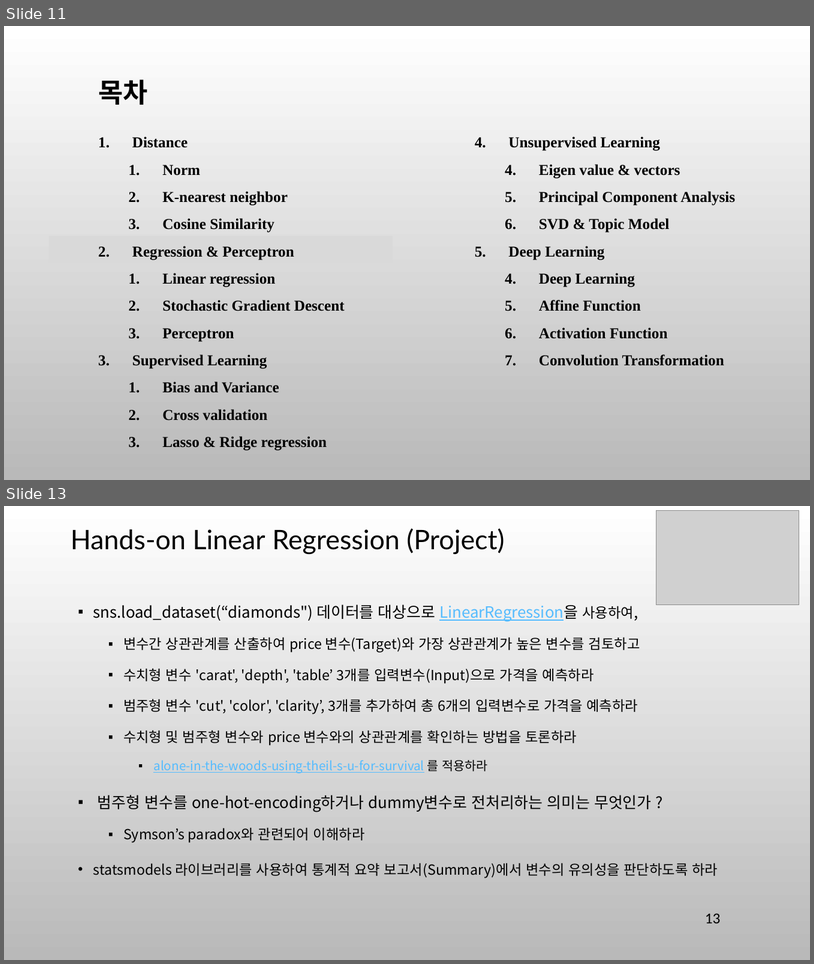
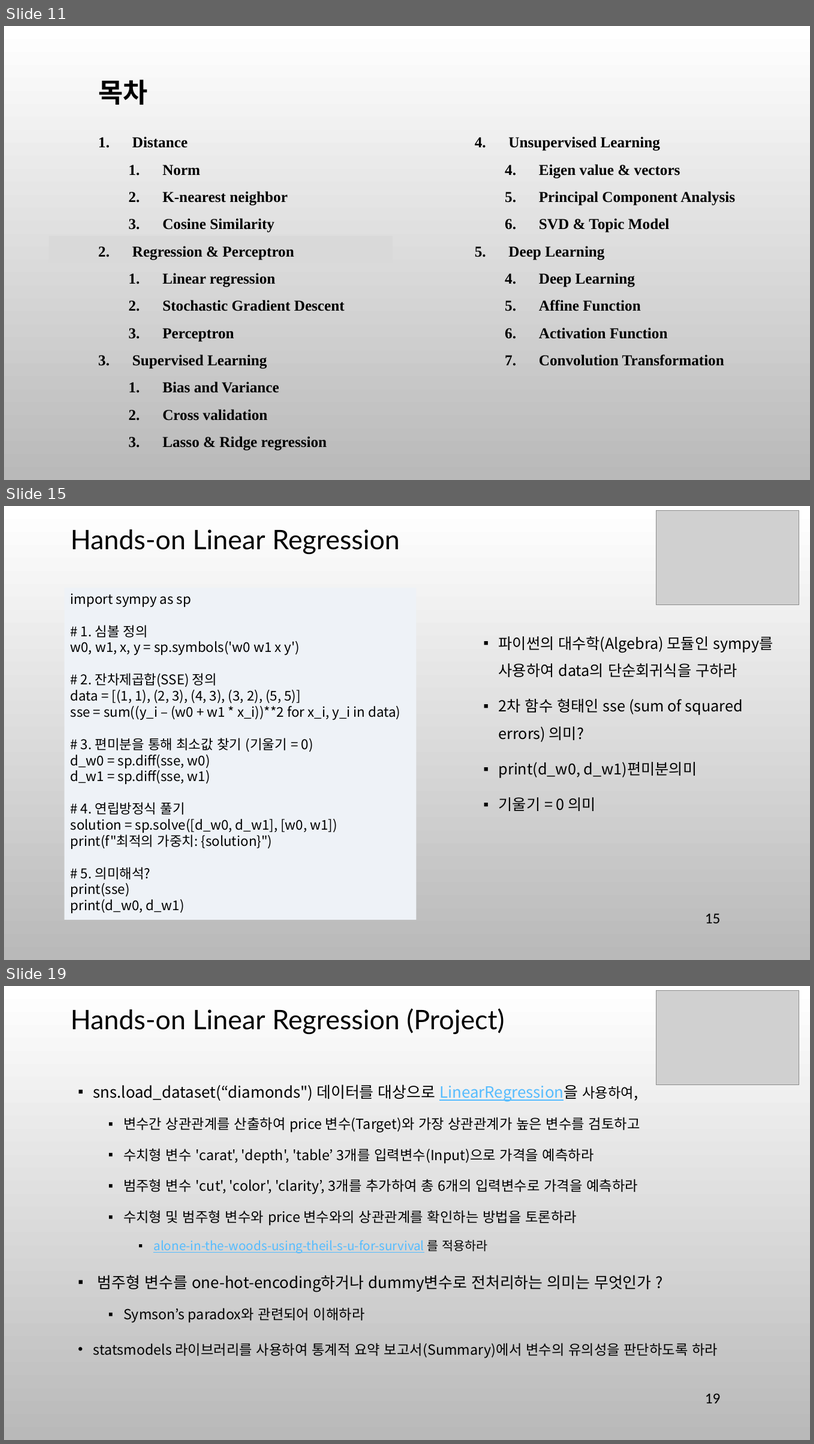
Before and after one commit to ancestor9/mathematics-for-machine-learning, a slide deck: 7_Applications of mathematics.pptx. Shown one above the other, each under a label of ours: slides 11 and 13 before the commit, slides 11, 15 and 19 after it; the slides between them are not shown. The pictures are 814x964 and 814x1444 pixels, drawn with LibreOffice and Linux fonts; fonts in the diff are those of the drawing; grey boxes stand for pictures; background and template pictures are left out. Boxes give left, top, right and bottom in pixels: in the first picture for what was removed or moved away, otherwise in the second. Text is boxed around its words. In the diff, an @@ line names an element or a change of style, - is before the commit and + after.

```diff
--- a/7_Applications of mathematics.pptx
+++ b/7_Applications of mathematics.pptx
@@ slide 15 added at <box>4,506,810,960</box>, background picture (left out) @@
@@ picture added at <box>657,510,799,604</box> @@
@@ text added at <box>71,529,400,555</box>, 32 pt, text #000000 @@
+Hands-on Linear Regression
@@ rectangle added at <box>65,588,417,920</box>, fill #EEF2F7, 16 pt, text #000000 @@
+import sympy as sp
+# 1. 심볼 정의
+w0, w1, x, y = sp.symbols('w0 w1 x y')
+# 2. 잔차제곱합(SSE) 정의
+data = [(1, 1), (2, 3), (4, 3), (3, 2), (5, 5)]
+sse = sum((y_i – (w0 + w1 * x_i))**2 for x_i, y_i in data)
+# 3. 편미분을 통해 최소값 찾기 (기울기 = 0)
+d_w0 = sp.diff(sse, w0)
+d_w1 = sp.diff(sse, w1)
+# 4. 연립방정식 풀기
+solution = sp.solve([d_w0, d_w1], [w0, w1])
+print(f"최적의 가중치: {solution}")
+# 5. 의미해석?
+print(sse)
+print(d_w0, d_w1)
@@ text added at <box>499,636,773,811</box>, 18 pt, text #000000 @@
+▪ 파이썬의 대수학(Algebra) 모듈인 sympy를 사용하여 data의 단순회귀식을 구하라
+▪ 2차 함수 형태인 sse (sum of squared errors) 의미?
+▪ print(d_w0, d_w1)편미분의미
+▪ 기울기 = 0 의미
@@ page number added at <box>705,913,721,923</box>, 18 pt, text #000000 @@
+15
@@ what was slide 13 is now slide 19 @@
@@ page number at <box>705,1393,721,1403</box>: text changed @@
-13
+19
```
Also in this commit, not shown: 8 slides changed, 10 other slides added, 2 slides removed.
